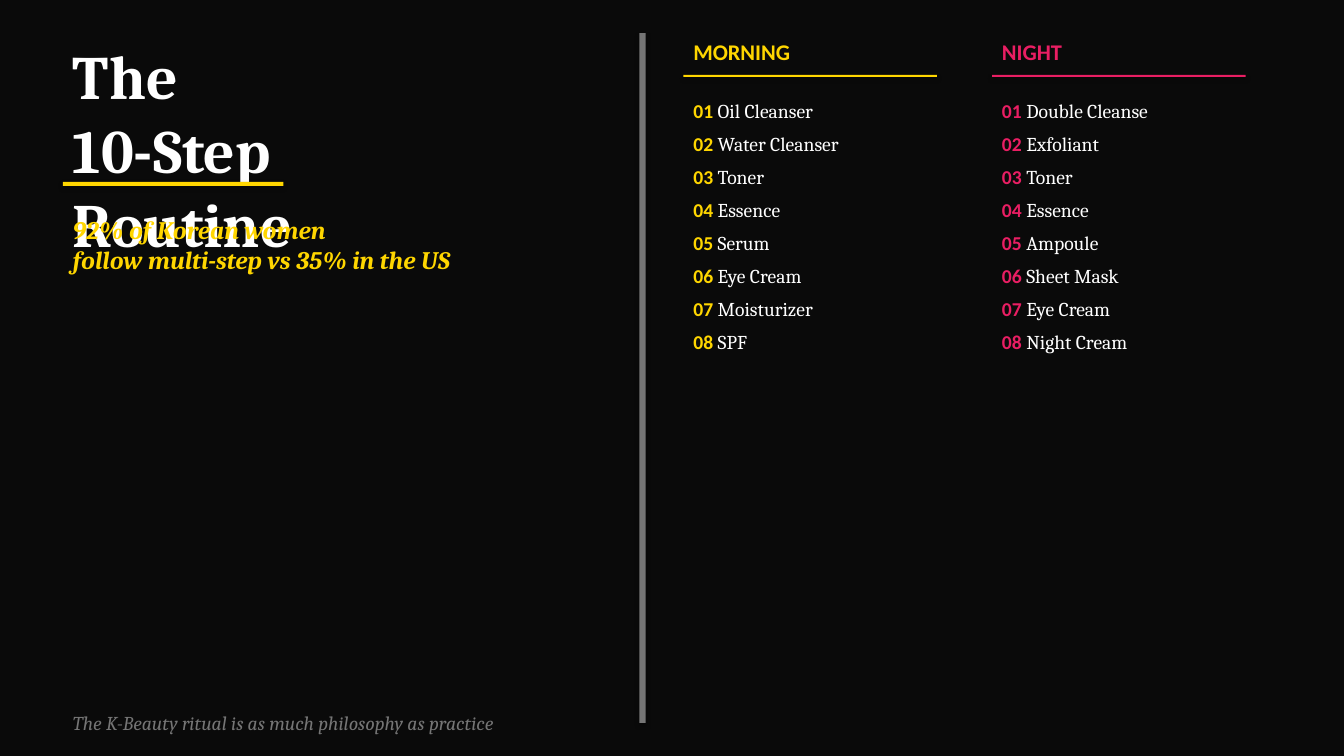
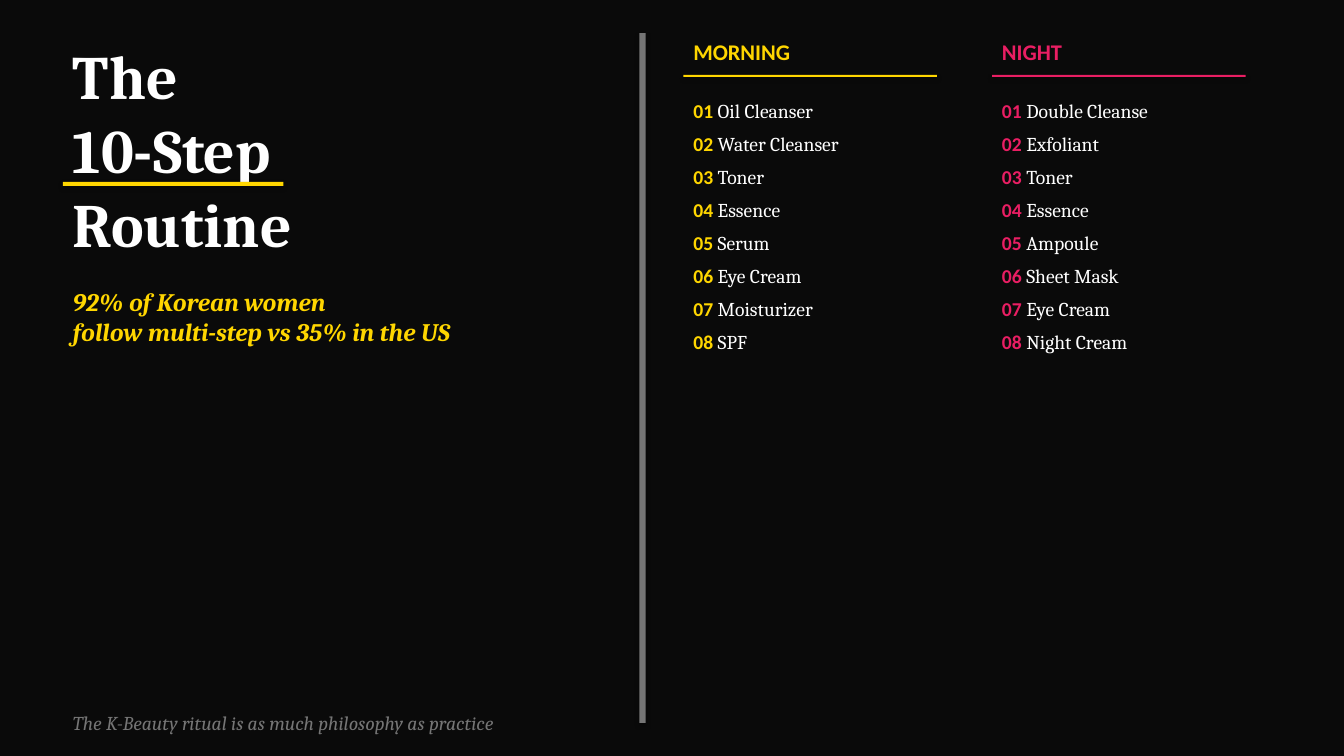
Before and after one commit to Enconvo/skills, a slide deck: slide 2 of curated/pptx-design-agent/demo/PPTX_Demo_Style08_Editorial_Magazine.pptx. Drawn at 1344x756 pixels with LibreOffice and Linux fonts; fonts in the diff are those of the drawing. Boxes give left, top, right and bottom in pixels: in the first picture for what was removed or moved away, otherwise in the second. Text is boxed around its words. In the diff, an @@ line names an element or a change of style, - is before the commit and + after.

```diff
--- a/curated/pptx-design-agent/demo/PPTX_Demo_Style08_Editorial_Magazine.pptx
+++ b/curated/pptx-design-agent/demo/PPTX_Demo_Style08_Editorial_Magazine.pptx
@@ text "The 10-Step Routine" rewrapped from <box>73,56,292,261</box> to <box>73,56,292,248</box> @@
@@ text "92% of Korean women follow ..." rewrapped from <box>73,216,450,275</box> to <box>73,293,450,347</box> @@
```
Also in this commit, not shown: 4 other slides changed, 4 other files.
